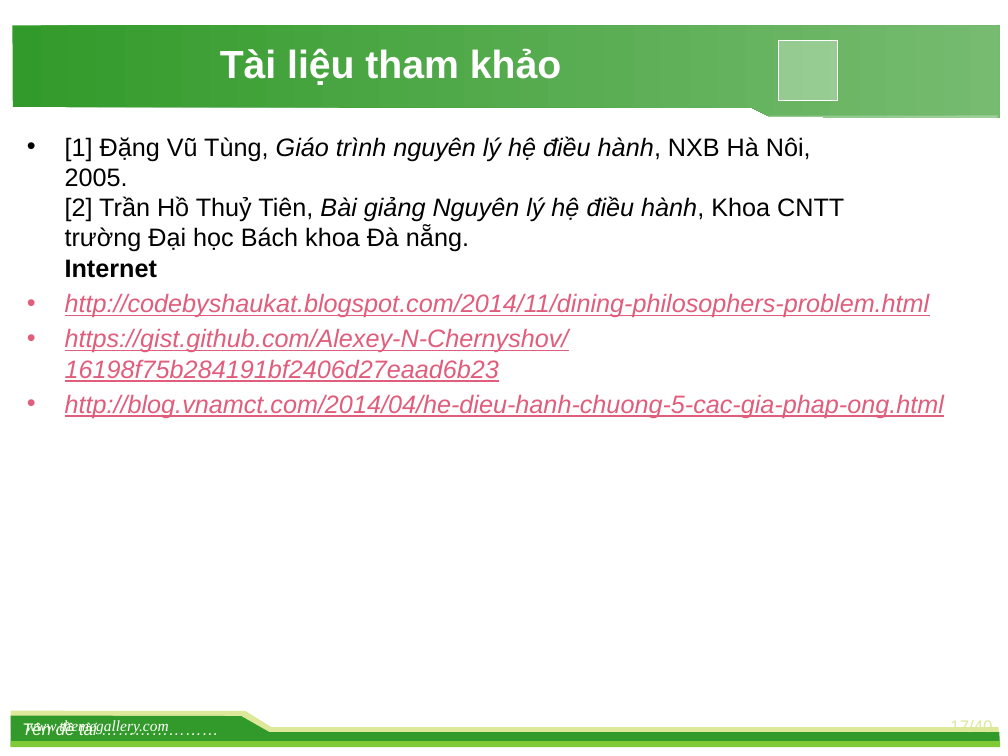
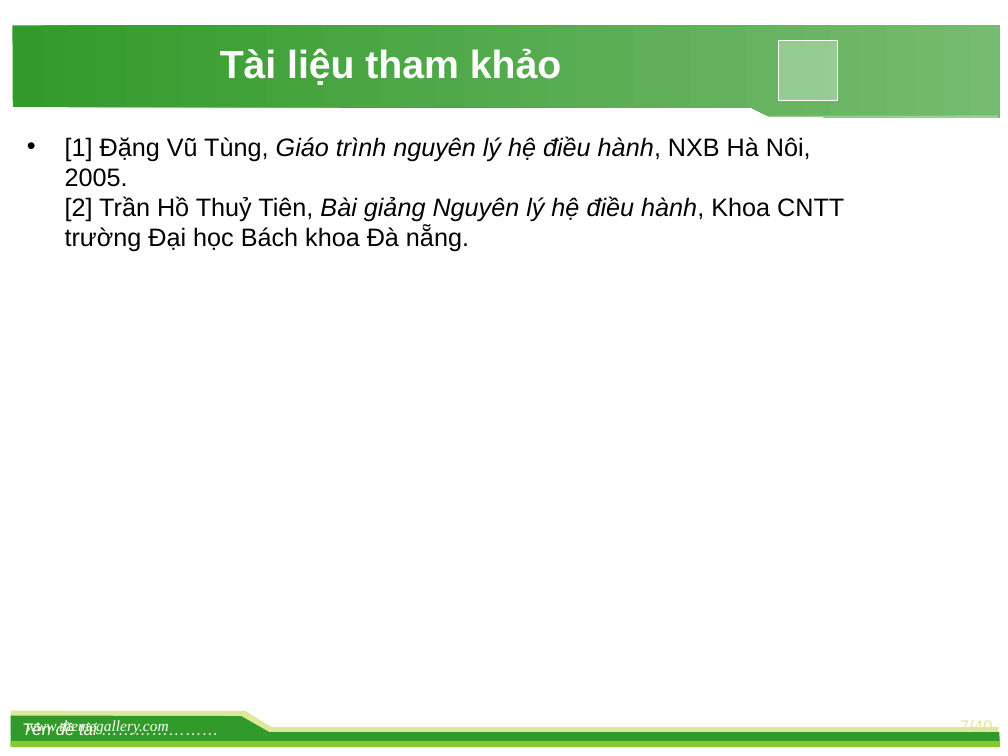
Before and after one commit to ThuNguyen2510/PipeLineChat_NetworkPrograming, a slide deck: slide 7 of DOANMANG/slide/Slide_DACSNM.pptx (slide 17 before the commit). Drawn at 1008x756 pixels with LibreOffice and Linux fonts; fonts in the diff are those of the drawing; background and template pictures are left out. Boxes give left, top, right and bottom in pixels: in the first picture for what was removed or moved away, otherwise in the second. Text is boxed around its words. In the diff, an @@ line names an element or a change of style, - is before the commit and + after.

```diff
--- a/DOANMANG/slide/Slide_DACSNM.pptx
+++ b/DOANMANG/slide/Slide_DACSNM.pptx
@@ text at bbox=[65, 136, 844, 252]: text changed; text colour #E15D7C to #000000; italic off @@
-• [1] Đặng Vũ Tùng, Giáo trình nguyên lý hệ điều hành, NXB Hà Nôi,
-  2005.
-  [2] Trần Hồ Thuỷ Tiên, Bài giảng Nguyên lý hệ điều hành, Khoa CNTT
-  trường Đại học Bách khoa Đà nẵng.
-  Internet
-• http://codebyshaukat.blogspot.com/2014/11/dining-philosophers-problem.html
-• https://gist.github.com/Alexey-N-Chernyshov/16198f75b284191bf2406d27eaad6b23
-• http://blog.vnamct.com/2014/04/he-dieu-hanh-chuong-5-cac-gia-phap-ong.html
+• [1] Đặng Vũ Tùng, Giáo trình nguyên lý hệ điều hành, NXB Hà Nôi,
+  2005.
+  [2] Trần Hồ Thuỷ Tiên, Bài giảng Nguyên lý hệ điều hành, Khoa CNTT
+  trường Đại học Bách khoa Đà nẵng.
@@ page number at bbox=[960, 719, 993, 737]: text changed @@
-17/40
+7/40
```
Also in this commit, not shown: 2 other slides changed, 10 slides removed.
